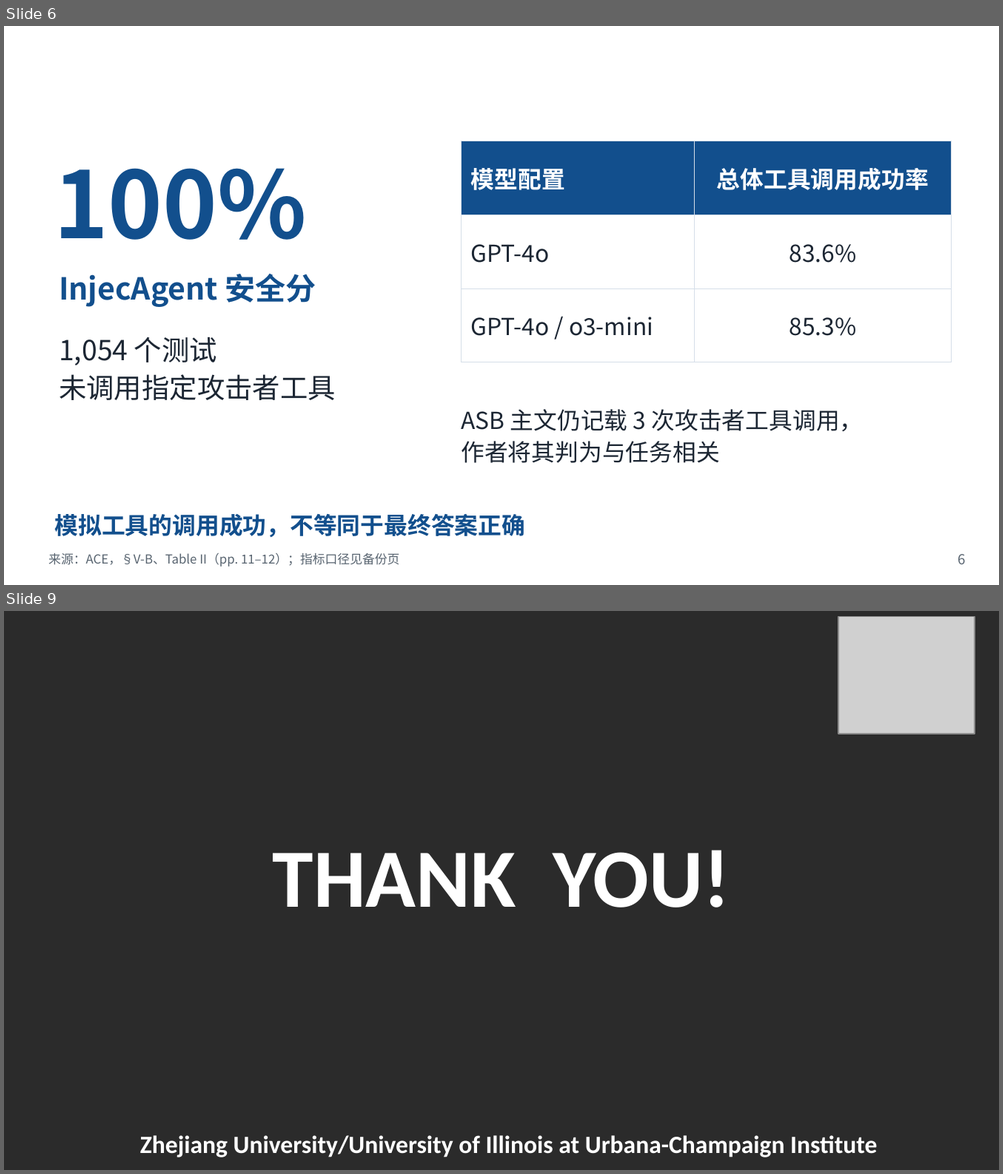
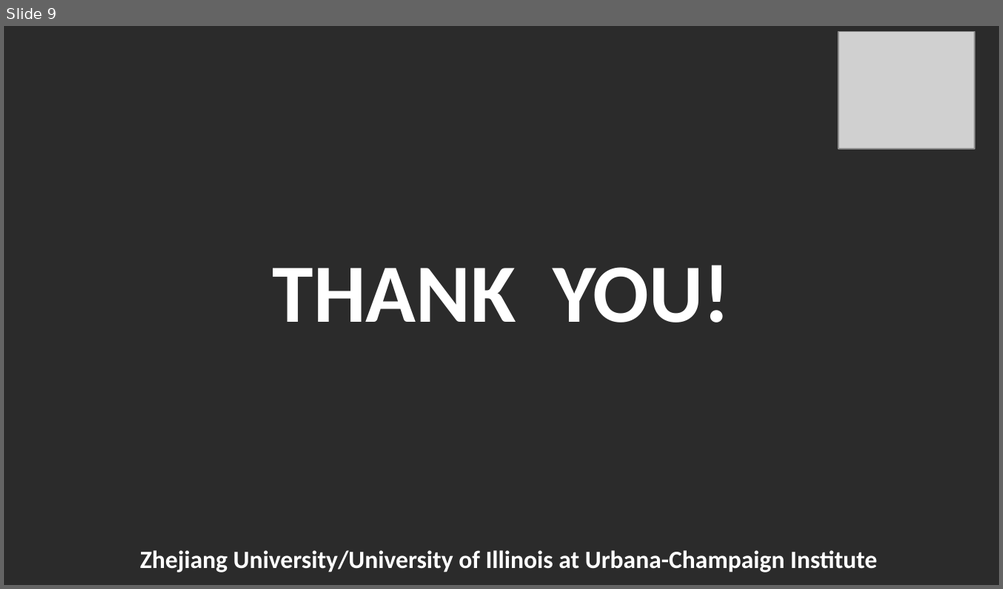
Before and after one commit to Novakru/ZJU-assignment-reports, a slide deck: review/presentation-zh.pptx. Shown one above the other, each under a label of ours: slides 6 and 9 before the commit, slide 9 after it; the slides between them are not shown. The pictures are 1003x1174 and 1003x589 pixels, drawn with LibreOffice and Linux fonts; fonts in the diff are those of the drawing; grey boxes stand for pictures; background and template pictures are left out; a plain dark background stands for a picture behind light text. Boxes give left, top, right and bottom in pixels: in the first picture for what was removed or moved away, otherwise in the second. Text is boxed around its words. In the diff, an @@ line names an element or a change of style, - is before the commit and + after.

```diff
--- a/review/presentation-zh.pptx
+++ b/review/presentation-zh.pptx
@@ slide 6 removed at bbox=[4, 26, 999, 585], background #FFFFFF @@
@@ text removed at bbox=[36, 30, 782, 69] @@
-安全分与任务成功率
@@ text removed at bbox=[911, 28, 976, 66] @@
-ZJUI
@@ table removed at bbox=[461, 141, 950, 363], 3 rows, 2 columns @@
-模型配置 | 总体工具调用成功率
-GPT-4o | 83.6%
-GPT-4o / o3-mini | 85.3%
@@ text removed at bbox=[54, 168, 307, 240] @@
-100%
@@ text removed at bbox=[59, 274, 316, 307] @@
-InjecAgent 安全分
@@ text removed at bbox=[59, 337, 336, 400] @@
-1,054 个测试
-未调用指定攻击者工具
@@ text removed at bbox=[461, 409, 863, 463] @@
-ASB 主文仍记载 3 次攻击者工具调用，
-作者将其判为与任务相关
@@ text removed at bbox=[55, 514, 526, 538] @@
-模拟工具的调用成功，不等同于最终答案正确
@@ text removed at bbox=[48, 554, 399, 567] @@
-来源：ACE，§V-B、Table II（pp. 11–12）；指标口径见备份页
@@ text removed at bbox=[958, 554, 965, 565] @@
-6
```
Also in this commit, not shown: 1 slide changed, 9 slides added, 8 other slides removed, 22 other files.
